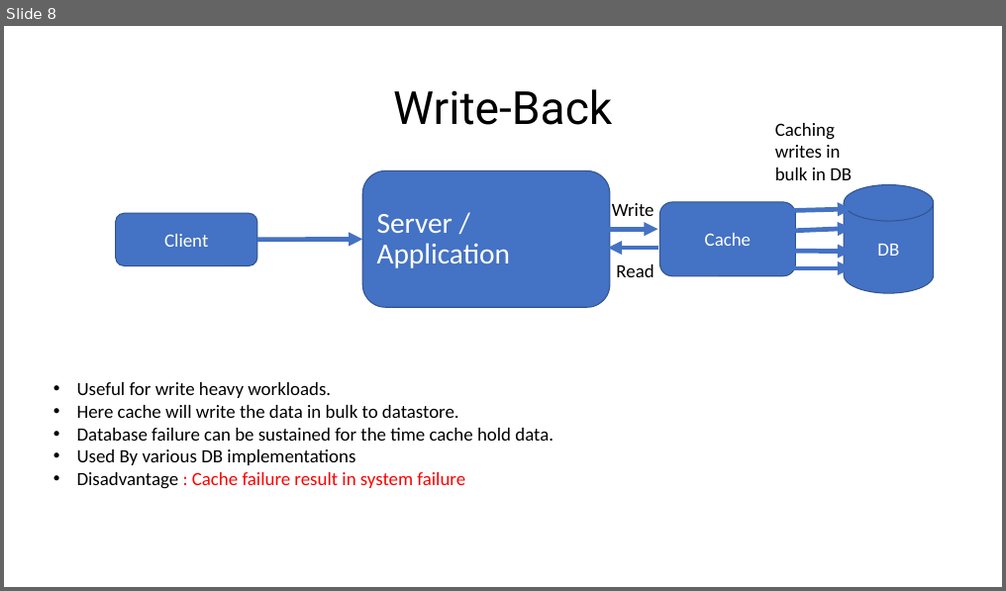
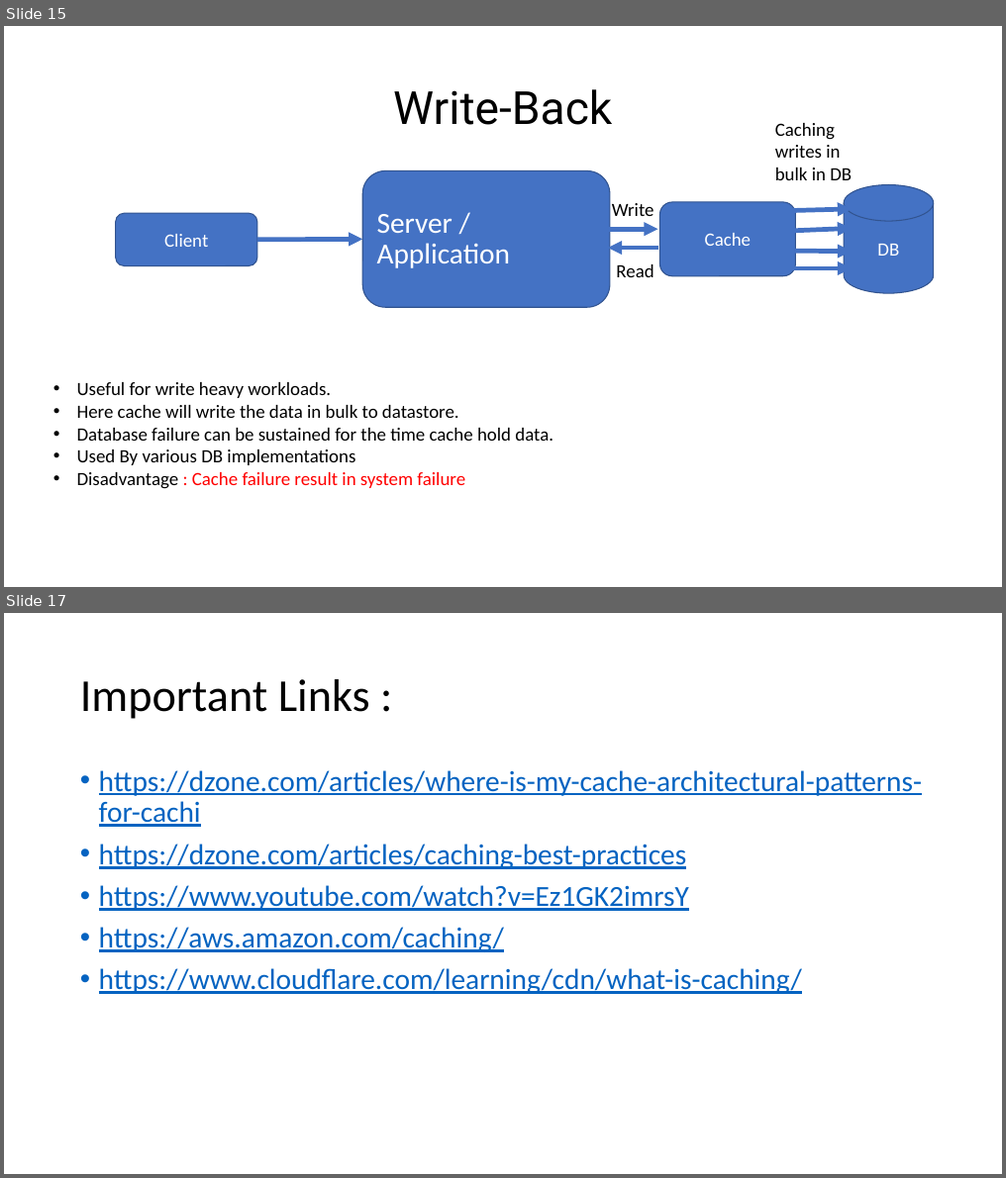
Before and after one commit to bhogemukesh/Documents, a slide deck: Caching_Patterns.pptx. Shown one above the other, each under a label of ours: slide 8 before the commit, slides 15 and 17 after it; the slides between them are not shown. The pictures are 1006x591 and 1006x1178 pixels, drawn with LibreOffice and Linux fonts; fonts in the diff are those of the drawing. Boxes give left, top, right and bottom in pixels: in the first picture for what was removed or moved away, otherwise in the second. Text is boxed around its words. In the diff, an @@ line names an element or a change of style, - is before the commit and + after.

Commit message:
Cahching patterns

```diff
--- a/Caching_Patterns.pptx
+++ b/Caching_Patterns.pptx
@@ slide 17 added at (x1=4, y1=613, x2=1002, y2=1174), background #FFFFFF @@
@@ title added at (x1=80, y1=679, x2=370, y2=719), 44 pt, text #000000 @@
+Important Links :
@@ text added at (x1=99, y1=770, x2=922, y2=994), 28 pt, text #0563C1, underline @@
+• https://dzone.com/articles/where-is-my-cache-architectural-patterns-for-cachi
+• https://dzone.com/articles/caching-best-practices
+• https://www.youtube.com/watch?v=Ez1GK2imrsY
+• https://aws.amazon.com/caching/
+• https://www.cloudflare.com/learning/cdn/what-is-caching/
@@ what was slide 8 is now slide 15 @@
```
Also in this commit, not shown: 9 other slides added, 2 slides removed.
